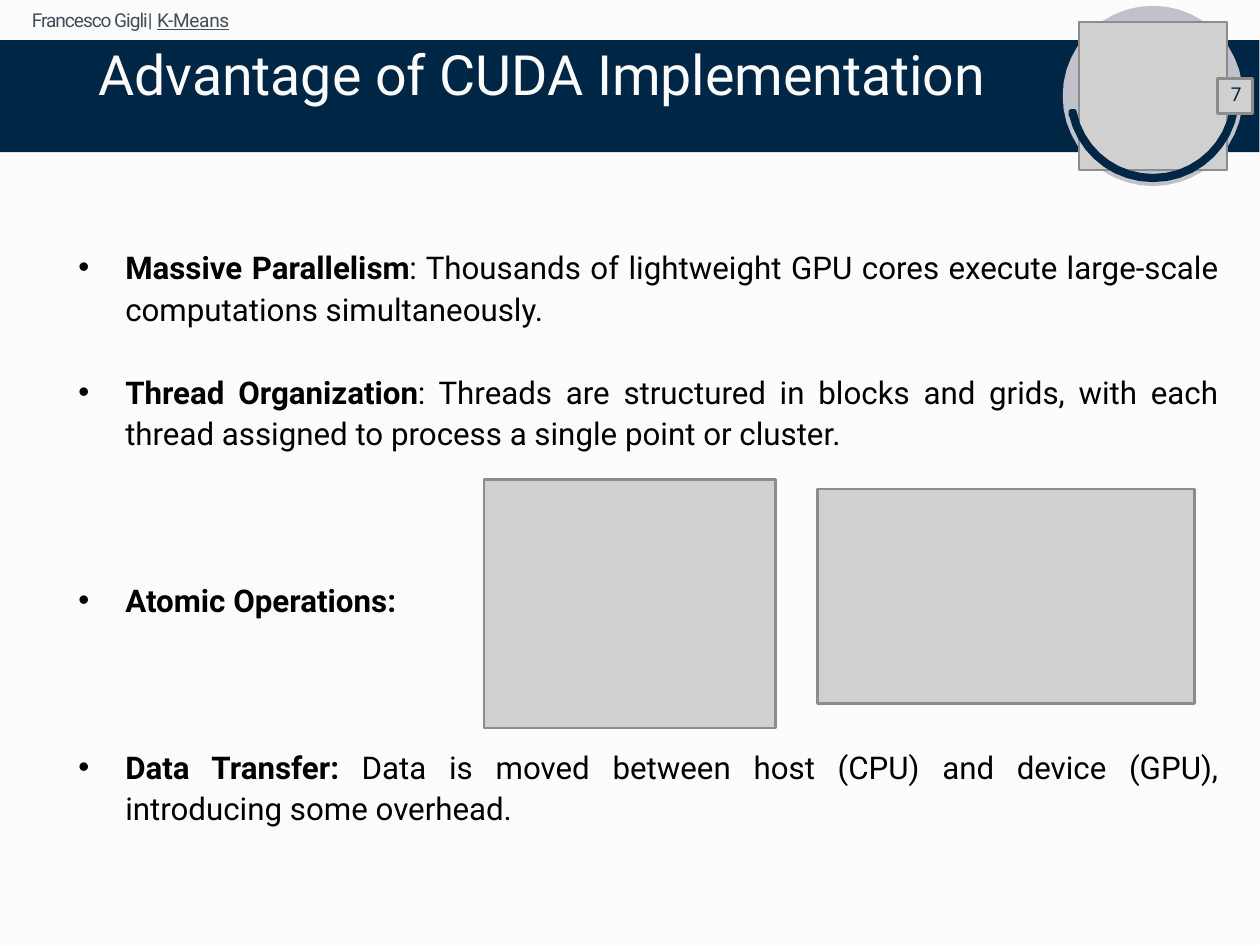
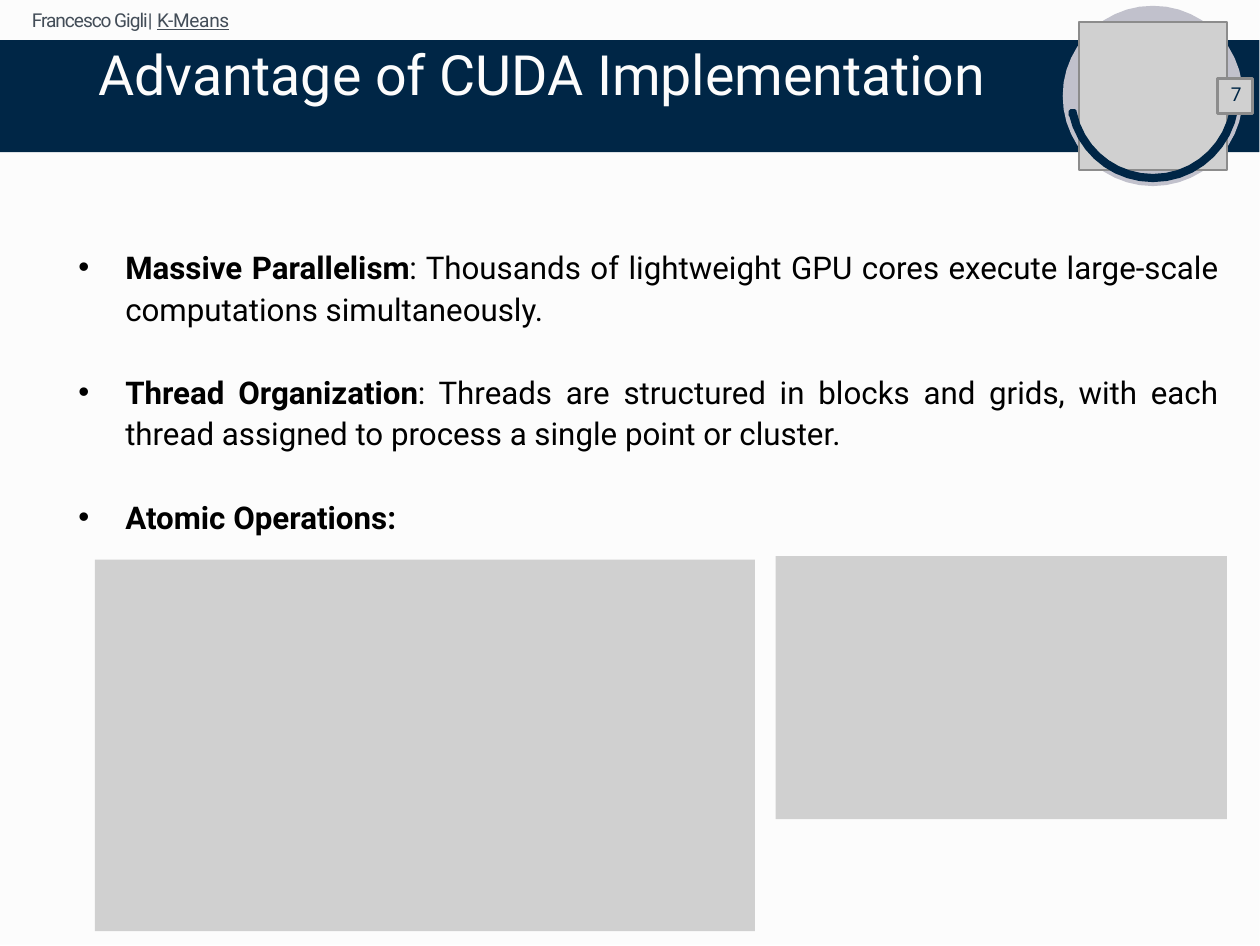
Before and after one commit to FrancescoGigli/K_Means_Parallel_Computing_Project_Mid_Term, a slide deck: slide 8 of KMeans_Presentation.pptx. Drawn at 1260x946 pixels with LibreOffice and Linux fonts; fonts in the diff are those of the drawing; grey boxes stand for pictures. Boxes give left, top, right and bottom in pixels: in the first picture for what was removed or moved away, otherwise in the second. Text is boxed around its words. In the diff, an @@ line names an element or a change of style, - is before the commit and + after.

```diff
--- a/KMeans_Presentation.pptx
+++ b/KMeans_Presentation.pptx
@@ picture removed at box(485, 480, 778, 728) @@
@@ picture removed at box(818, 490, 1195, 705) @@
@@ picture added at box(95, 560, 755, 933) @@
@@ picture added at box(775, 558, 1228, 820) @@
@@ text at box(125, 754, 1218, 827): paragraph removed @@
-• Data Transfer: Data is moved between host (CPU) and device (GPU), introducing some overhead.
```
Also in this commit, not shown: 5 other slides changed, 5 slides added.
